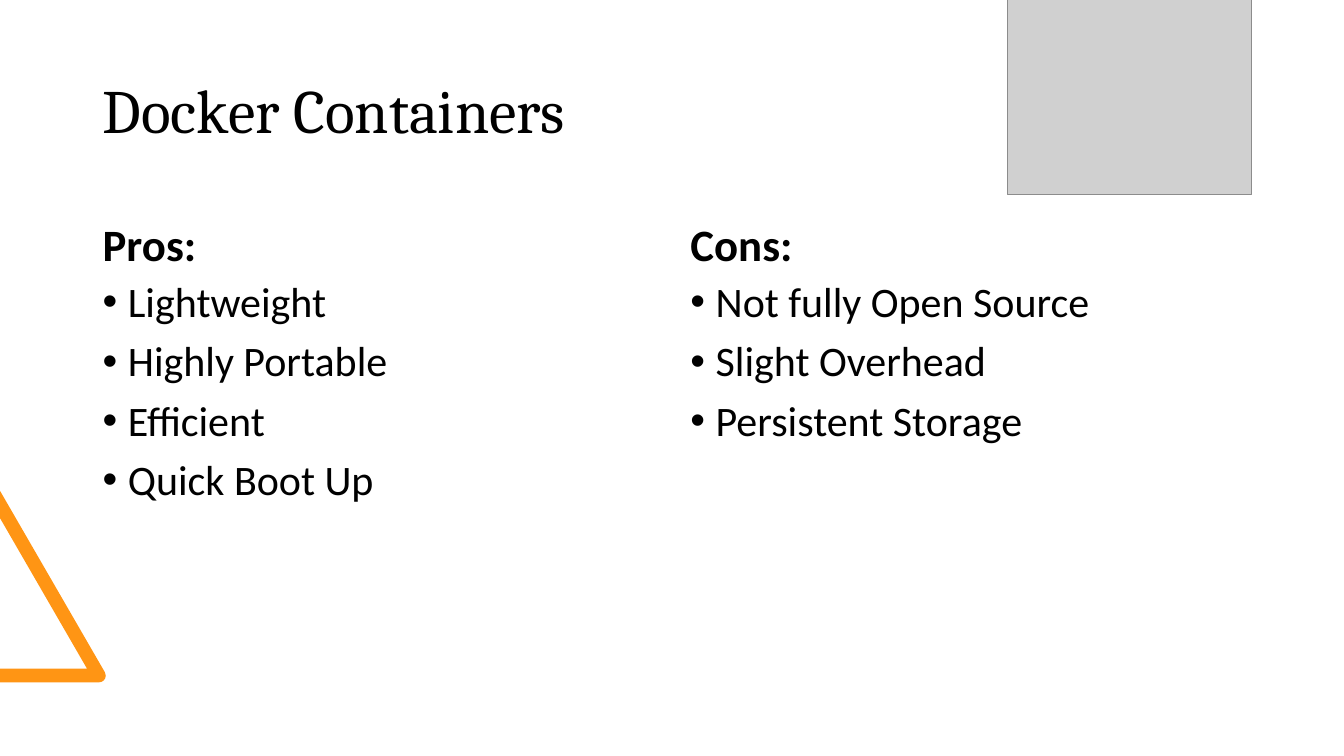
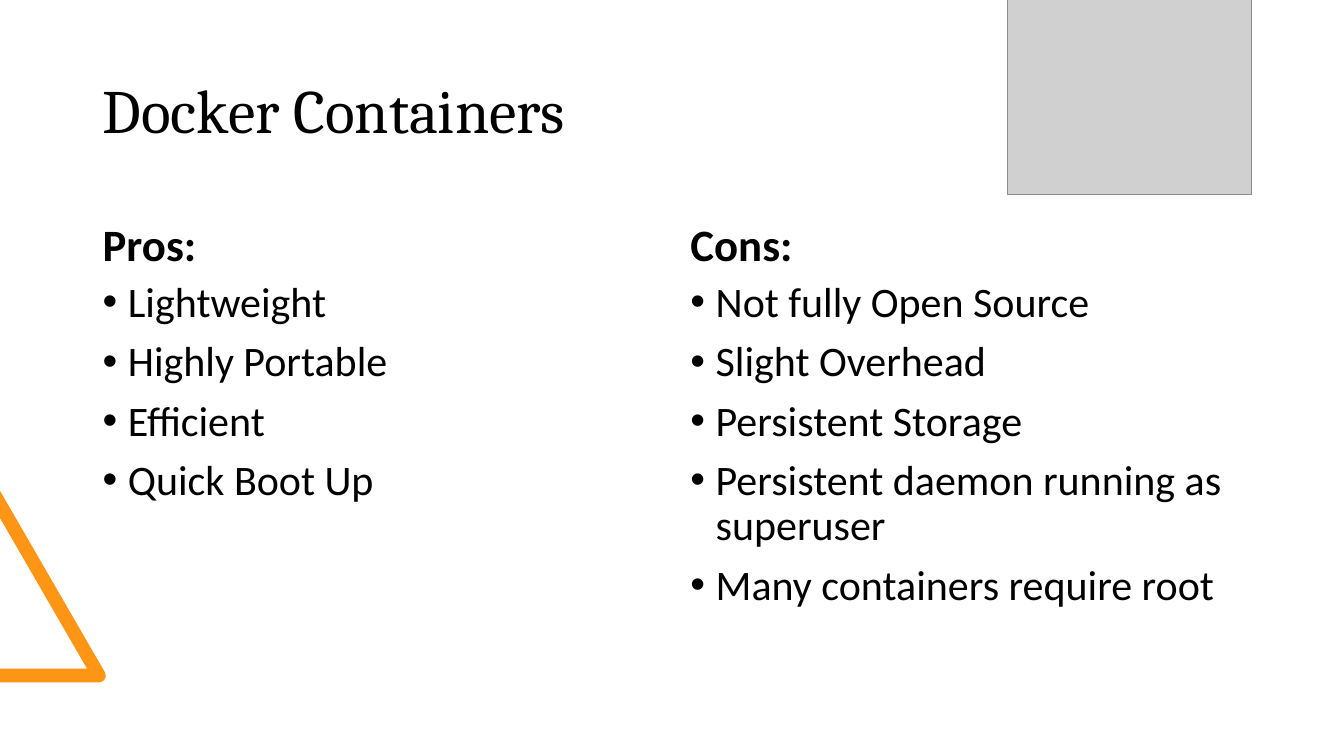
Before and after one commit to nembrinj/protofablab, a slide deck: slide 6 of presentations/Docker Containers.pptx. Drawn at 1344x756 pixels with LibreOffice and Linux fonts; fonts in the diff are those of the drawing; grey boxes stand for pictures. Boxes give left, top, right and bottom in pixels: in the first picture for what was removed or moved away, otherwise in the second. Text is boxed around its words. In the diff, an @@ line names an element or a change of style, - is before the commit and + after.

```diff
--- a/presentations/Docker Containers.pptx
+++ b/presentations/Docker Containers.pptx
@@ text at (716,466,1222,607): paragraphs added @@
+• Persistent daemon running as superuser
+• Many containers require root
```
Also in this commit, not shown: 5 other slides changed, 3 slides added, 1 slide removed.
